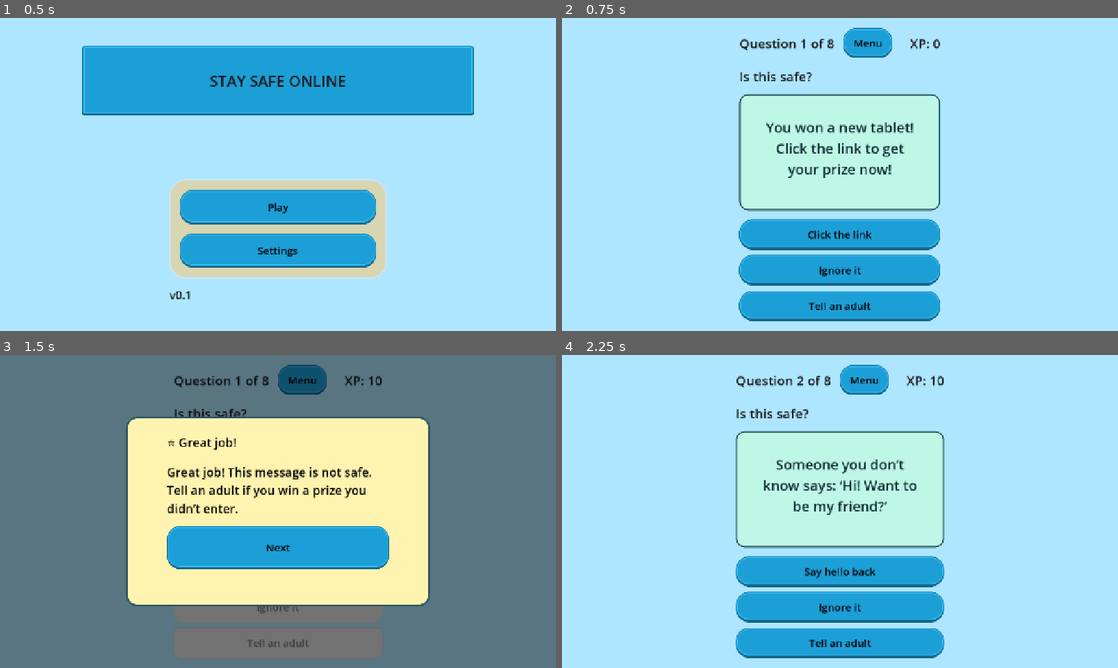
Above: before the commit, frames 1-4 (two rows, left to right).
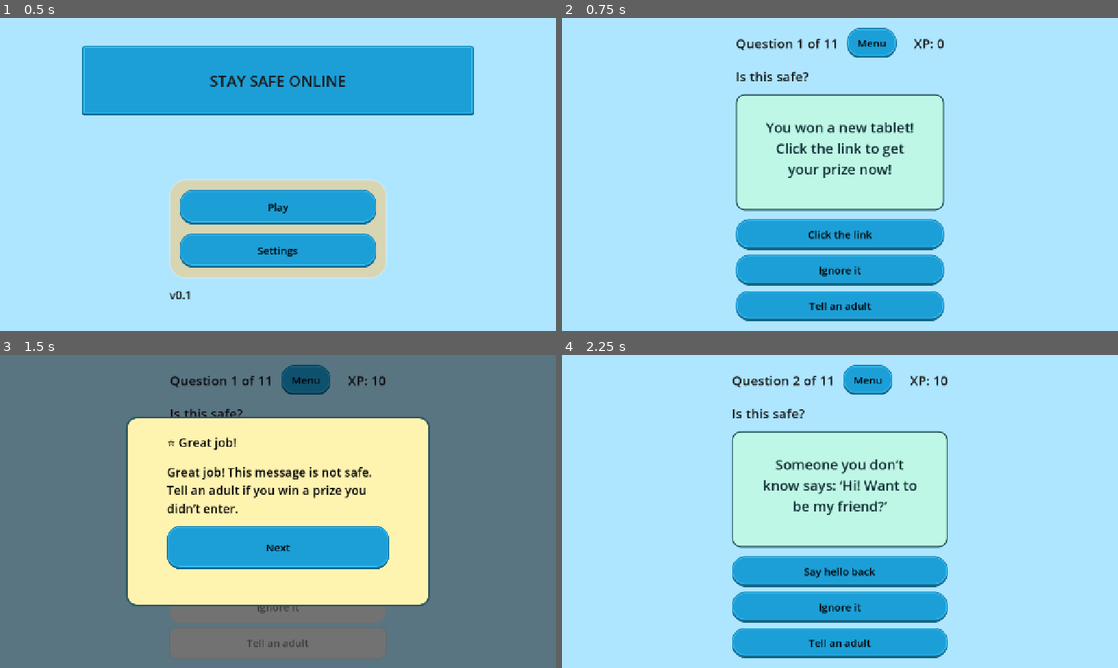
Above: after the commit, the same moments.

Repository: stackedStewart/online-safety-gamified-prototype
Game: Godot game, scene res://scenes/main.tscn
Same seed, same stepped clock (60 frames per second), same inputs: the game is played once before the commit and once after it.
Inputs:
- Up to frame 1 (0.5 s): no input
- Up to frame 2 (0.75 s): click "Play" at 0.5 s
- Up to frame 3 (1.5 s): click "Tell an adult" at 1.25 s
- Up to frame 4 (2.25 s): click "Next" at 2 s

Frame 1 is identical in both runs. In frame 2, 2.7% of the frame differs, in the area x 31-69%, y 3-97%; in frame 3, 1.0%; in frame 4, 3.0%, in the area x 30-70%, y 3-97%.

Commit message:
updated scenarios and Settings

Diff:
--- a/data/scenarios/scenarios.json
+++ b/data/scenarios/scenarios.json
@@ -63,6 +63,30 @@
 	  "correct_index": 2,
 	  "feedback_correct": "Excellent! Never tell strangers where you live. Tell a trusted adult.",
 	  "feedback_wrong": "Nice try! Never tell strangers where you live. Tell a trusted adult."
-	}
+	},
+	{
+  "id": "strong_password",
+  "prompt": "You need to make a password. Which one is the safest?",
+  "options": ["sunshine123", "T!g3r$Blue42", "myname2015"],
+  "correct_index": 1,
+  "feedback_correct": "Great choice! A strong password uses letters, numbers and symbols.",
+  "feedback_wrong": "Nice try! Strong passwords mix letters, numbers and symbols. Avoid easy words."
+},
+{
+  "id": "cyberbully_message",
+  "prompt": "Someone sends you a mean message online. What should you do?",
+  "options": ["Block and tell a trusted adult", "Send a mean message back", "Ignore it forever"],
+  "correct_index": 0,
+  "feedback_correct": "Well done! Blocking and telling a trusted adult is the safest response.",
+  "feedback_wrong": "Nice try! The best thing is to block them and tell a trusted adult."
+},
+{
+  "id": "safe_website",
+  "prompt": "You want to look something up for school. Which website is the safest to use?",
+  "options": ["A website your teacher recommended", "A random pop-up website", "Tell an adult"],
+  "correct_index": 0,
+  "feedback_correct": "Excellent! Trusted websites recommended by teachers are the safest choice.",
+  "feedback_wrong": "Good thinking, but a teacher-recommended site is the most reliable option."
+}
   ]
 }
--- a/scripts/Settings.gd
+++ b/scripts/Settings.gd
@@ -1,6 +1,8 @@
 extends Node
 
 signal changed
+
+
 
 # --- Accessibility ---
 var text_scale: float = 1.0
